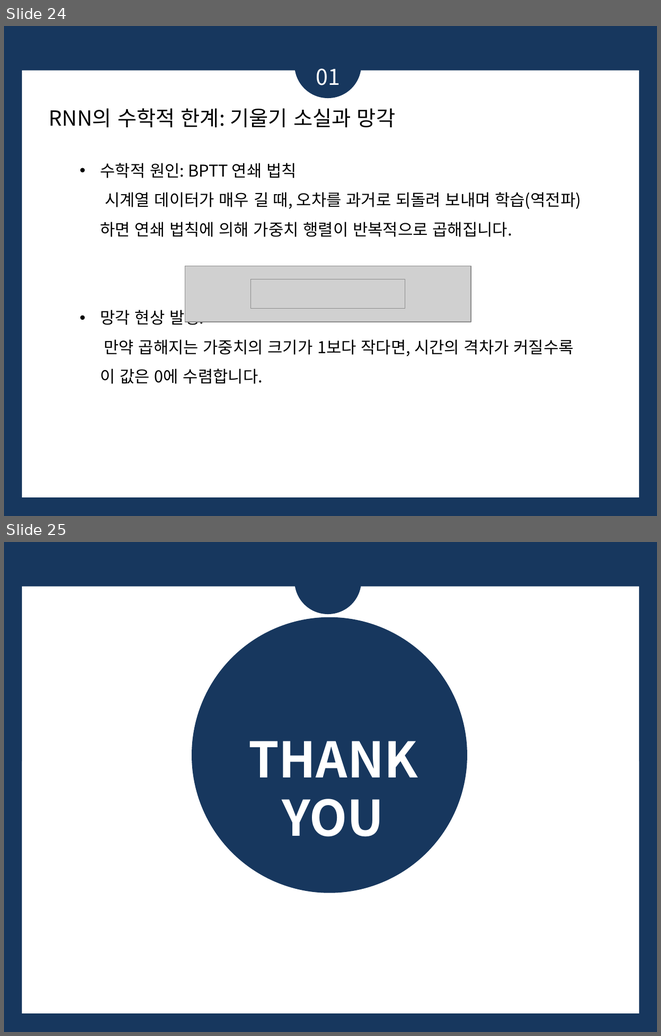
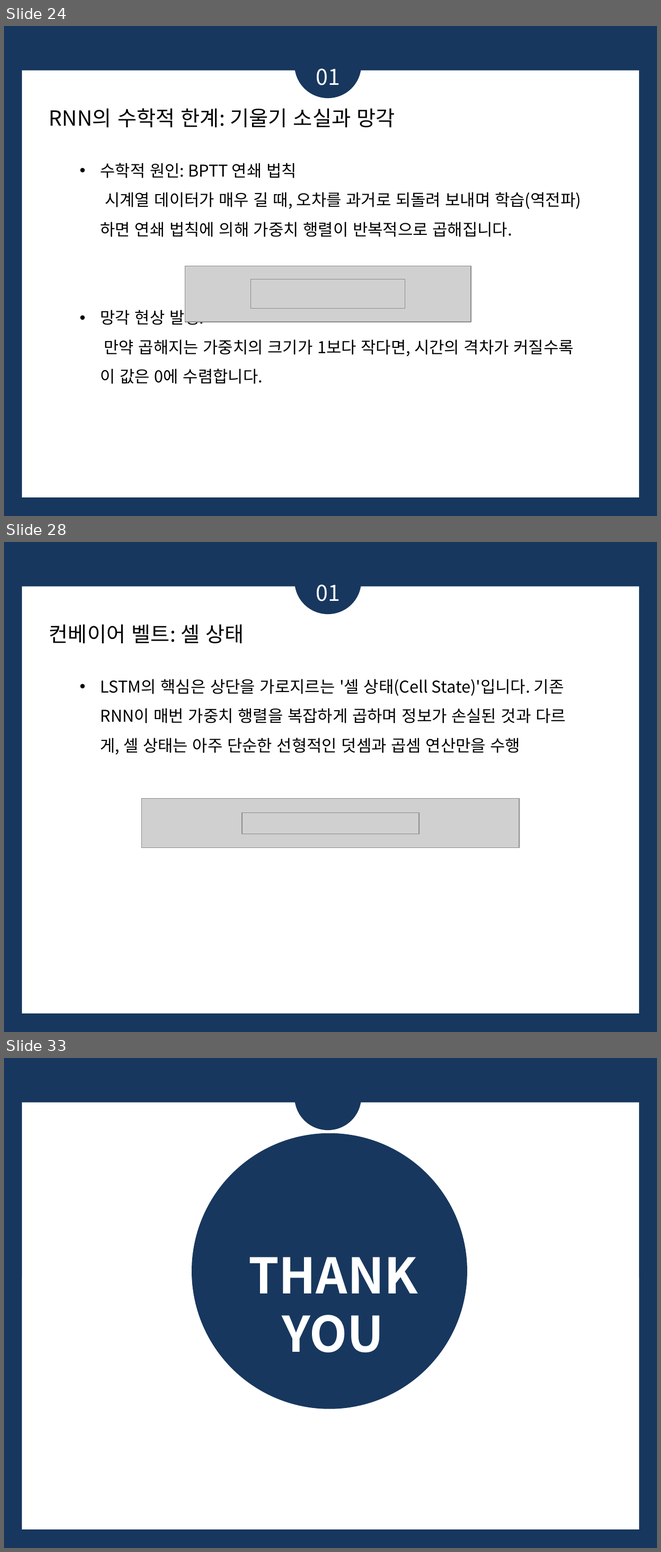
Before and after one commit to bsmoon-86/multicam_2025, a slide deck: PPT/딥러닝.pptx. Shown one above the other, each under a label of ours: slides 24 and 25 before the commit, slides 24, 28 and 33 after it; the slides between them are not shown. The pictures are 661x1036 and 661x1552 pixels, drawn with LibreOffice and Linux fonts; fonts in the diff are those of the drawing; grey boxes stand for pictures. Boxes give left, top, right and bottom in pixels: in the first picture for what was removed or moved away, otherwise in the second. Text is boxed around its words. In the diff, an @@ line names an element or a change of style, - is before the commit and + after.

```diff
--- a/PPT/딥러닝.pptx
+++ b/PPT/딥러닝.pptx
@@ slide 28 added at [4, 542, 657, 1032], background #17375E; not listed: 1 template element that a slide beside it also shows @@
@@ ellipse added at [294, 547, 361, 614], fill #17375E @@
@@ text added at [316, 584, 340, 601], 24 pt, text #FFFFFF @@
+01
@@ text added at [49, 624, 244, 643], 23 pt, text #000000 @@
+컨베이어 벨트: 셀 상태
@@ text added at [100, 679, 566, 755], 18 pt, text #000000 @@
+• LSTM의 핵심은 상단을 가로지르는 '셀 상태(Cell State)'입니다. 기존 RNN이 매번 가중치 행렬을 복잡하게 곱하며 정보가 손실된 것과 다르게, 셀 상태는 아주 단순한 선형적인 덧셈과 곱셈 연산만을 수행
@@ picture added at [142, 799, 519, 848] @@
@@ picture added at [241, 813, 418, 834] @@
@@ what was slide 25 is now slide 33 @@
```
Also in this commit, not shown: 7 other slides added.
